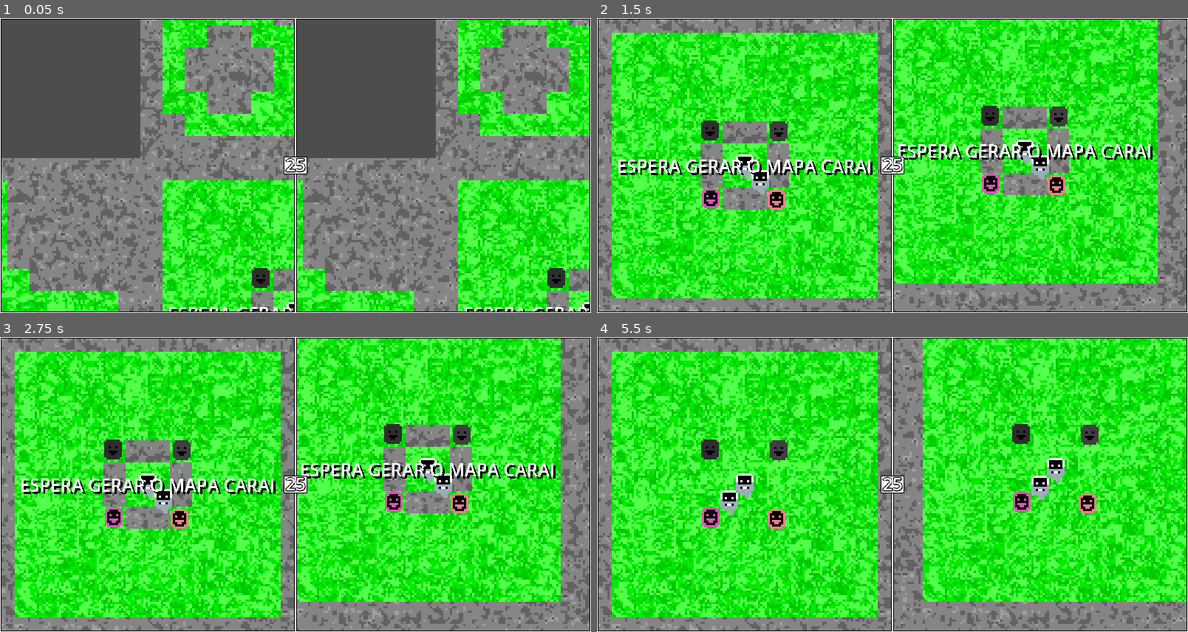
Above: before the commit, frames 1-4 (two rows, left to right).
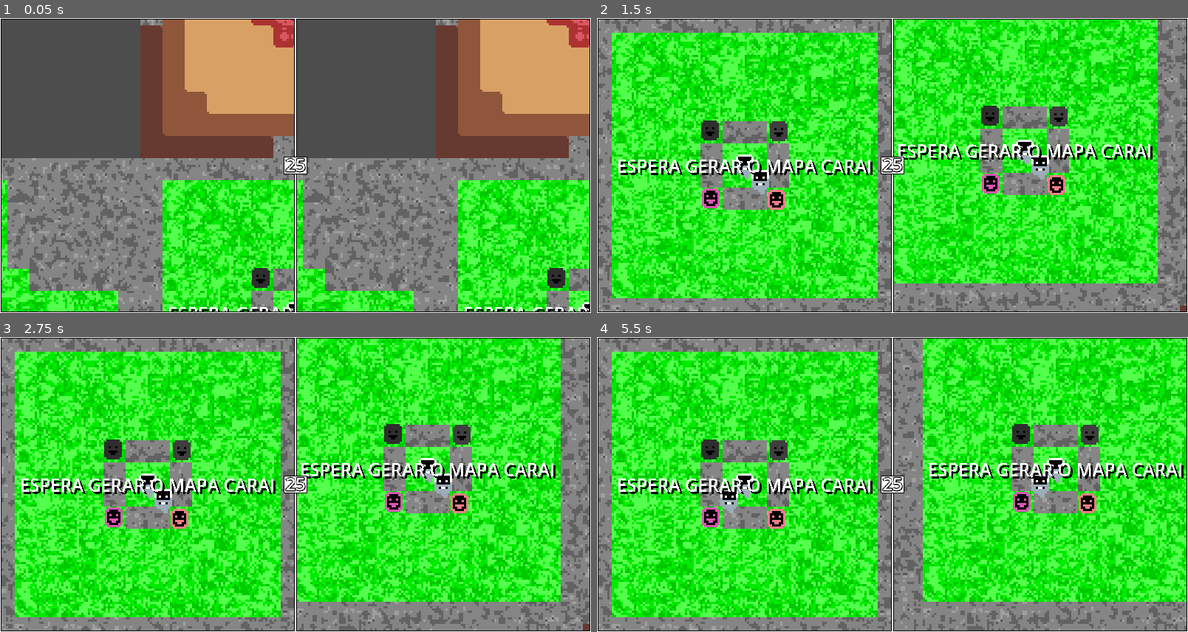
Above: after the commit, the same moments.

Repository: mateusflnss/boat-murder
Game: Godot game, scene res://MrFolder/misc/main.tscn
Same seed, same stepped clock (60 frames per second), same inputs: the game is played once before the commit and once after it.
Inputs:
- Up to frame 1 (0.05 s): no input
- Up to frame 2 (1.5 s): hold Right (ui_right) 0.53-1.28 s; tap Space at 0.77 s; tap Enter at 1.25 s; hold Down (ui_down) from 1.28 s (still down)
- Up to frame 3 (2.75 s): tap Space at 1.52, 2 s; release Down (ui_down) at 2.03 s; hold Right (ui_right) from 2.03 s (still down)
- Up to frame 4 (5.5 s): tap Enter at 2.75, 4.25 s; release Right (ui_right) at 2.78 s; hold Up (ui_up) 2.78-3.53 s; tap Space at 3.02, 3.5, 3.77, 4.52, 5 s; hold Left (ui_left) 3.53-5.03 s; hold Down (ui_down) from 5.03 s (still down)

The runs differ from the first frame. In frame 1, 24% of the frame differs, in the area x 23-100%, y 0-48%; in frame 2, 0.8%; in frame 3, 0.8%; in frame 4, 6.9%.

Commit message:
mudei a geracao de mapa
agora pode ter corredor mas ainda ta zoado

Diff:
--- a/MrFolder/misc/map_gen.gd
+++ b/MrFolder/misc/map_gen.gd
@@ -22,11 +22,13 @@
 	funcGenRooms(varGenSteps)
 
 func funcNewRoom(child, pos):
-	nodeRay.global_position = child.global_position
-	nodeRay.target_position = pos/3
+	if get_child_count() < varMaxRooms + varStartingChildren:
+		if get_child_count() - varStartingChildren < varMinRooms or varRoomChance + Vector2.ZERO.distance_to(child.global_position / 3) * randf_range(0.025,0.05) >= randi_range(0,100):
+			nodeRay.global_position = child.global_position
+			nodeRay.target_position = pos/3
 
-	if get_child_count() < varMaxRooms:
-		if get_child_count() < varMinRooms + varStartingChildren or randi_range(0,100) <= varRoomChance:
+			print(Vector2.ZERO.distance_to(child.global_position / 3) * randf_range(0.025,0.05))
+
 			nodeRay.force_raycast_update()
 			if !nodeRay.is_colliding():
 				var newRoom = arrayRooms.pick_random().instantiate()
@@ -34,10 +36,14 @@
 				newRoom.global_position = child.global_position + pos
 
 func funcSpreadRoom(child):
-	funcNewRoom(child, Vector2(420,0))
-	funcNewRoom(child, Vector2(-420,0))
-	funcNewRoom(child, Vector2(0,420))
-	funcNewRoom(child, Vector2(0,-420))
+	if randi() or get_child_count() < varMinRooms + varStartingChildren:
+		funcNewRoom(child, Vector2(420,0))
+	if randi() or get_child_count() < varMinRooms + varStartingChildren:
+		funcNewRoom(child, Vector2(-420,0))
+	if randi() or get_child_count() < varMinRooms + varStartingChildren:
+		funcNewRoom(child, Vector2(0,420))
+	if randi() or get_child_count() < varMinRooms + varStartingChildren:
+		funcNewRoom(child, Vector2(0,-420))
 
 func funcGenRooms(size):
 	#GERAR OS TILES
@@ -48,7 +54,7 @@
 				await get_tree().physics_frame
 		#DEPOIS DE GERAR OS TILES
 		if i == size - 1:
-			print("placed all them tiles ☻")
+			print("placed all them tiles ☻", get_child_count() - varStartingChildren)
 
 			if $MapGenWait:
 				$MapGenWait.queue_free()
--- a/MrFolder/misc/map_gen.tscn
+++ b/MrFolder/misc/map_gen.tscn
@@ -11,6 +11,7 @@
 [node name="MapGen" type="Node2D" unique_id=865095355]
 z_index = -1000
 script = ExtResource("1_q10rk")
+varRoomChance = 50
 
 [node name="RayCast2D" type="RayCast2D" parent="." unique_id=1694940467]
 exclude_parent = false
--- a/MrFolder/misc/mapa.tscn
+++ b/MrFolder/misc/mapa.tscn
@@ -13,7 +13,9 @@
 nodePlayer2 = NodePath("TempPlayer2")
 
 [node name="MapGen" parent="." unique_id=674701365 instance=ExtResource("2_7r4mk")]
-varGenSteps = 10
+varGenSteps = 15
+varMinRooms = 4
+varRoomChance = 1
 
 [node name="TempPlayer1" parent="." unique_id=2135245272 instance=ExtResource("2_3ejlp")]
 keyLeft = 65
--- a/MrFolder/modules/mod_room_base.gd
+++ b/MrFolder/modules/mod_room_base.gd
@@ -1,8 +1,6 @@
 extends Node
 
 func funcRoomDoors(pos, door):
-	await get_tree().physics_frame
-
 	$RayCast2D.target_position = pos
 	$RayCast2D.force_raycast_update()
 	if $RayCast2D.is_colliding():
--- a/MrFolder/modules/mod_room_base.tscn
+++ b/MrFolder/modules/mod_room_base.tscn
@@ -2,6 +2,131 @@
 
 [ext_resource type="Script" uid="uid://b4g0e3nhgpsw5" path="res://MrFolder/modules/mod_room_base.gd" id="1_utgdl"]
 [ext_resource type="PackedScene" uid="uid://bbw84adj7j5dy" path="res://MrFolder/tileset/tiles_scenes/tile_wall_rock.tscn" id="2_vufbn"]
+
+[sub_resource type="Gradient" id="Gradient_vurqo"]
+interpolation_mode = 1
+offsets = PackedFloat32Array(0, 0.37349397, 0.8072289, 0.9698795)
+colors = PackedColorArray(0.38549232, 0.38549256, 0.3854924, 1, 0.5251013, 0.5251013, 0.5251013, 1, 0.6255971, 0.6255971, 0.62559694, 1, 0.3366076, 0.33660766, 0.33660746, 1)
+
+[sub_resource type="FastNoiseLite" id="FastNoiseLite_vufbn"]
+resource_local_to_scene = true
+noise_type = 3
+frequency = 0.2365
+
+[sub_resource type="NoiseTexture2D" id="NoiseTexture2D_hml7w"]
+resource_local_to_scene = true
+width = 10
+height = 10
+generate_mipmaps = false
+noise = SubResource("FastNoiseLite_vufbn")
+color_ramp = SubResource("Gradient_vurqo")
+seamless = true
+seamless_blend_skirt = 0.5
+
+[sub_resource type="FastNoiseLite" id="FastNoiseLite_6oi7a"]
+resource_local_to_scene = true
+noise_type = 3
+frequency = 0.2365
+
+[sub_resource type="NoiseTexture2D" id="NoiseTexture2D_kn2cm"]
+resource_local_to_scene = true
+width = 10
+height = 10
+generate_mipmaps = false
+noise = SubResource("FastNoiseLite_6oi7a")
+color_ramp = SubResource("Gradient_vurqo")
+seamless = true
+seamless_blend_skirt = 0.5
+
+[sub_resource type="FastNoiseLite" id="FastNoiseLite_vc24g"]
+resource_local_to_scene = true
+noise_type = 3
+frequency = 0.2365
+
+[sub_resource type="NoiseTexture2D" id="NoiseTexture2D_evq7n"]
+resource_local_to_scene = true
+width = 10
+height = 10
+generate_mipmaps = false
+noise = SubResource("FastNoiseLite_vc24g")
+color_ramp = SubResource("Gradient_vurqo")
+seamless = true
+seamless_blend_skirt = 0.5
+
+[sub_resource type="FastNoiseLite" id="FastNoiseLite_k6ov6"]
+resource_local_to_scene = true
+noise_type = 3
+frequency = 0.2365
+
+[sub_resource type="NoiseTexture2D" id="NoiseTexture2D_6t8r6"]
+resource_local_to_scene = true
+width = 10
+height = 10
+generate_mipmaps = false
+noise = SubResource("FastNoiseLite_k6ov6")
+color_ramp = SubResource("Gradient_vurqo")
+seamless = true
+seamless_blend_skirt = 0.5
+
+[sub_resource type="FastNoiseLite" id="FastNoiseLite_4sh8a"]
+resource_local_to_scene = true
+noise_type = 3
+frequency = 0.2365
+
+[sub_resource type="NoiseTexture2D" id="NoiseTexture2D_um5aj"]
+resource_local_to_scene = true
+width = 10
+height = 10
+generate_mipmaps = false
+noise = SubResource("FastNoiseLite_4sh8a")
+color_ramp = SubResource("Gradient_vurqo")
+seamless = true
+seamless_blend_skirt = 0.5
+
+[sub_resource type="FastNoiseLite" id="FastNoiseLite_4qe0q"]
+resource_local_to_scene = true
+noise_type = 3
+frequency = 0.2365
+
+[sub_resource type="NoiseTexture2D" id="NoiseTexture2D_wiejv"]
+resource_local_to_scene = true
+width = 10
+height = 10
+generate_mipmaps = false
+noise = SubResource("FastNoiseLite_4qe0q")
+color_ramp = SubResource("Gradient_vurqo")
+seamless = true
+seamless_blend_skirt = 0.5
+
+[sub_resource type="FastNoiseLite" id="FastNoiseLite_5ga3g"]
+resource_local_to_scene = true
+noise_type = 3
+frequency = 0.2365
+
+[sub_resource type="NoiseTexture2D" id="NoiseTexture2D_2sftx"]
+resource_local_to_scene = true
+width = 10
+height = 10
+generate_mipmaps = false
+noise = SubResource("FastNoiseLite_5ga3g")
+color_ramp = SubResource("Gradient_vurqo")
+seamless = true
+seamless_blend_skirt = 0.5
+
+[sub_resource type="FastNoiseLite" id="FastNoiseLite_cu62v"]
+resource_local_to_scene = true
+noise_type = 3
+frequency = 0.2365
+
+[sub_resource type="NoiseTexture2D" id="NoiseTexture2D_lu74u"]
+resource_local_to_scene = true
+width = 10
+height = 10
+generate_mipmaps = false
+noise = SubResource("FastNoiseLite_cu62v")
+color_ramp = SubResource("Gradient_vurqo")
+seamless = true
+seamless_blend_skirt = 0.5
 
 [node name="modRoomBase" type="Node2D" unique_id=2095476638 groups=["modRoomBaseGroup"]]
 z_index = 1
@@ -12,36 +137,44 @@
 
 [node name="TileWallRock2" parent="DoorUp" unique_id=1912406657 instance=ExtResource("2_vufbn")]
 position = Vector2(-5, 0)
+texture = SubResource("NoiseTexture2D_hml7w")
 
 [node name="TileWallRock" parent="DoorUp" unique_id=284162044 instance=ExtResource("2_vufbn")]
 position = Vector2(5, 0)
+texture = SubResource("NoiseTexture2D_kn2cm")
 
 [node name="DoorDown" type="Node2D" parent="." unique_id=262785436]
 position = Vector2(0, 65)
 
 [node name="TileWallRock2" parent="DoorDown" unique_id=237513369 instance=ExtResource("2_vufbn")]
 position = Vector2(-5, 0)
+texture = SubResource("NoiseTexture2D_evq7n")
 
 [node name="TileWallRock" parent="DoorDown" unique_id=60386748 instance=ExtResource("2_vufbn")]
 position = Vector2(5, 0)
+texture = SubResource("NoiseTexture2D_6t8r6")
 
 [node name="DoorLeft" type="Node2D" parent="." unique_id=548918283]
 position = Vector2(-65, 0)
 
 [node name="TileWallRock2" parent="DoorLeft" unique_id=796234156 instance=ExtResource("2_vufbn")]
 position = Vector2(0, -5)
+texture = SubResource("NoiseTexture2D_um5aj")
 
 [node name="TileWallRock" parent="DoorLeft" unique_id=1046891578 instance=ExtResource("2_vufbn")]
 position = Vector2(0, 5)
+texture = SubResource("NoiseTexture2D_wiejv")
 
 [node name="DoorRight" type="Node2D" parent="." unique_id=393507002]
 position = Vector2(65, 0)
 
 [node name="TileWallRock2" parent="DoorRight" unique_id=273251648 instance=ExtResource("2_vufbn")]
 position = Vector2(0, -5)
+texture = SubResource("NoiseTexture2D_2sftx")
 
 [node name="TileWallRock" parent="DoorRight" unique_id=1917645636 instance=ExtResource("2_vufbn")]
 position = Vector2(0, 5)
+texture = SubResource("NoiseTexture2D_lu74u")
 
 [node name="RayCast2D" type="RayCast2D" parent="." unique_id=625104244]
 collision_mask = 8
